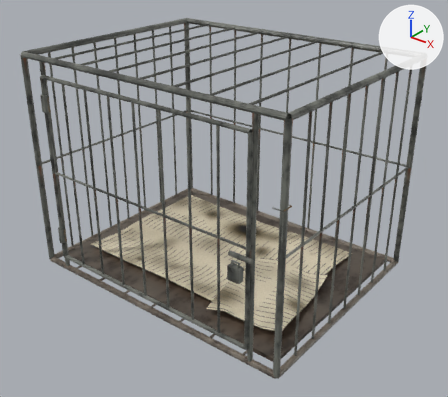
Two versions of the glTF model examples/game-hanoi-city/assets/hq/people/long_cho.glb, one commit apart.
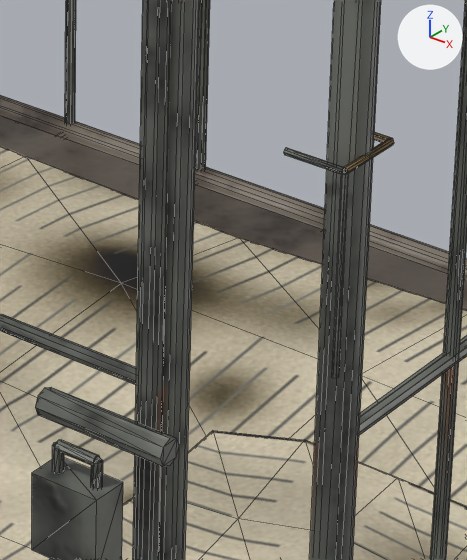
There are two pictures of each version: one whole from a 50 mm lens placed at (1.083, -1.349, 1.068), pointed at (0.036, -0.04, 0.257), one close up on the part from 49% to 68% of the width and 46% to 71% of the height. Arrows for +X, +Y and +Z are at upper right; the lights stay in place. The older version's two pictures come first. The close-ups show mesh edges as thin lines. Where no turn or scale is listed for an object, it has been applied to the vertices. Vertices at exactly the same position are counted once.

Before the edit, the objects in view are built like this:
```python
me_back_middle = bpy.data.meshes.new('back_middle')
me_back_middle.from_pydata(...)  # 1044 vertices, 1348 faces; spans x -0.45..0.451, y -0.361..0.35, z 0.0..0.682
me_back_middle.materials.append(mat_cage_shared_atlas)
me_door_bottom = bpy.data.meshes.new('door_bottom')
me_door_bottom.from_pydata(...)  # 252 vertices, 316 faces; spans x -0.361..0.375, y -0.383..-0.344, z 0.05..0.632
me_door_bottom.materials.append(mat_cage_shared_atlas)
ob_cage_door = bpy.data.objects.new('cage_door', me_door_bottom)
ob_cage_door.location = (0.0, 0.0, 0.0)
ob_cage_fixed = bpy.data.objects.new('cage_fixed', me_back_middle)
ob_cage_fixed.location = (0.0, 0.0, 0.0)
```
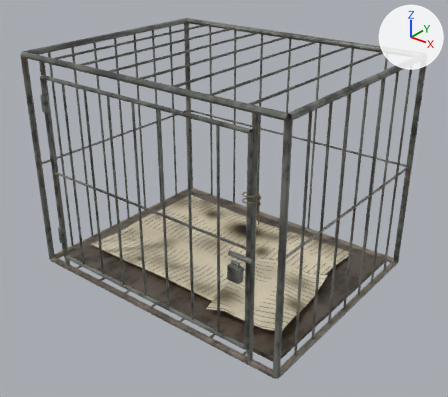
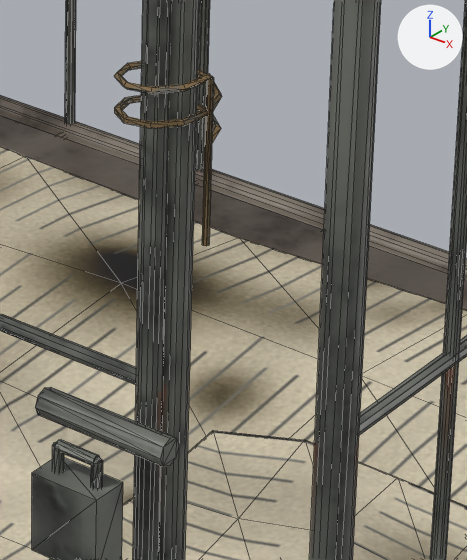
The edits, one by one:
me_back_middle is used by ob_cage_fixed; location (0.0, 0.0, 0.0).
me_back_middle had 1044 vertices, 1348 faces and spanned x -0.45..0.451, y -0.361..0.35, z 0.0..0.682.
me_back_middle now has 988 vertices, 1284 faces and spans x -0.45..0.45, y -0.361..0.35, z 0.0..0.682.
me_back_middle part 1: the loose piece of 56 vertices spanning x 0.422..0.451, y -0.359..-0.323, z 0.381..0.472 is deleted.
me_door_bottom is used by ob_cage_door; location (0.0, 0.0, 0.0).
me_door_bottom had 252 vertices, 316 faces and spanned x -0.361..0.375, y -0.383..-0.344, z 0.05..0.632.
me_door_bottom now has 352 vertices, 496 faces and spans x -0.361..0.38, y -0.383..-0.325, z 0.05..0.632.
me_door_bottom part 2: the loose piece of 16 vertices spanning x -0.004..0.004, y -0.354..-0.346, z 0.056..0.626 is copied, and the copy is multiplied about its middle by the matrix ((0.0, 0.13, 0.0), (0.13, 0.0, 0.0), (0.0, 0.0, -0.13)), then moved by (0.378, 0.004, 0.107); it spans x 0.376..0.38, y -0.347..-0.344, z 0.411..0.485.
me_door_bottom part 3: a new loose piece of 84 vertices spanning x 0.336..0.379, y -0.366..-0.325, z 0.454..0.486, in mat_cage_shared_atlas.
me_door_bottom part 4: 20 kept faces spanning x 0.31..0.375, y -0.383..-0.356, z 0.261..0.328 get new texture (UV) coordinates.

Boxes [x1, y1, x2, y2] around the edits, measured in the close-ups (467 x 560 px):
'cage_door', reshaped
    before: [0, 0, 179, 560]
    after: [0, 0, 222, 560]
part 1 of me_back_middle, deleted
    before: [284, 132, 394, 379]
part 2 of me_door_bottom, added (brown)
    after: [202, 76, 214, 246]
part 3 of me_door_bottom, added (brown)
    after: [114, 61, 222, 143]
part 4 of me_door_bottom, surface changed
    both: [32, 387, 170, 500]
